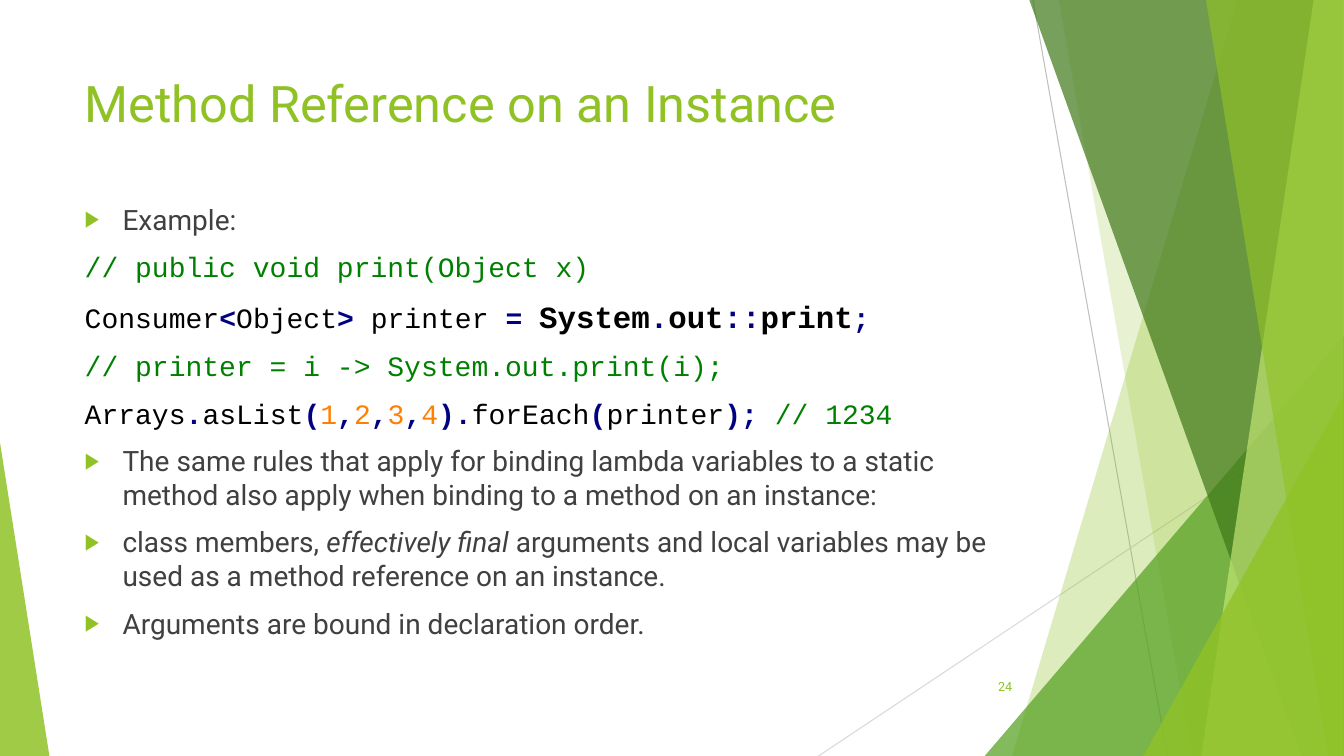
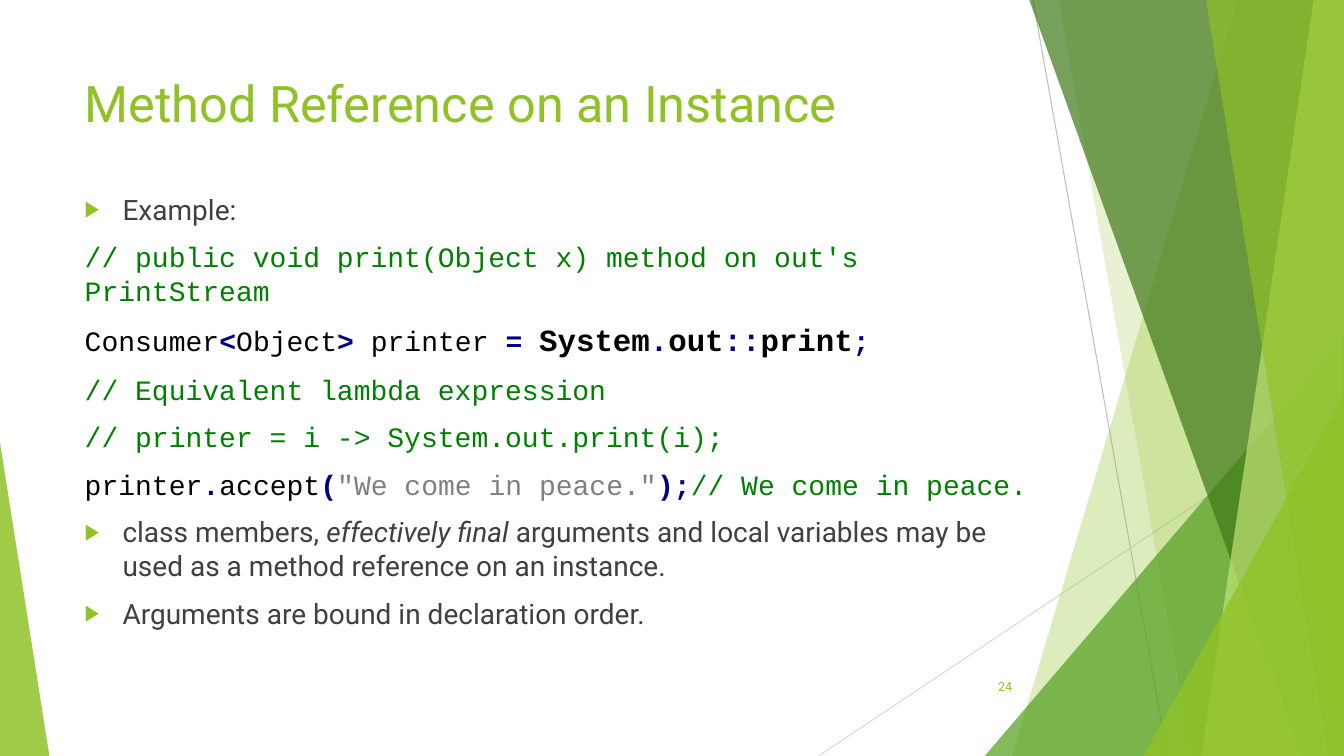
Before and after one commit to RichardRoda/2017-CodePaLOUsa-Lambda, a slide deck: slide 24 of Learning to Love the Lambda in the Stream.pptx. Drawn at 1344x756 pixels with LibreOffice and Linux fonts; fonts in the diff are those of the drawing. Boxes give left, top, right and bottom in pixels: in the first picture for what was removed or moved away, otherwise in the second. Text is boxed around its words. In the diff, an @@ line names an element or a change of style, - is before the commit and + after.

Commit message:
Add slides about sequential, parallel, ordered, and unordered streams.

```diff
--- a/Learning to Love the Lambda in the Stream.pptx
+++ b/Learning to Love the Lambda in the Stream.pptx
@@ text "Example:": place and size @@
-text "Example:" at bbox=[85, 209, 987, 640]
+text "Example:" at bbox=[85, 199, 1027, 630]
@@ text at bbox=[85, 248, 858, 302]: text changed @@
-// public void print(Object x)
+// public void print(Object x) method on out's PrintStream
@@ text at bbox=[135, 380, 606, 406]: paragraph added @@
+// Equivalent lambda expression
@@ text at bbox=[85, 475, 1027, 501]: text changed; font Roboto to Courier New; text colour #404040 to #808080 @@
-Arrays.asList(1,2,3,4).forEach(printer); // 1234
-▶ The same rules that apply for binding lambda variables to a static method also apply when binding to a method on an instance:
+printer.accept("We come in peace.");// We come in peace.
```
Also in this commit, not shown: 18 other slides changed, 4 slides added, 1 other file.
